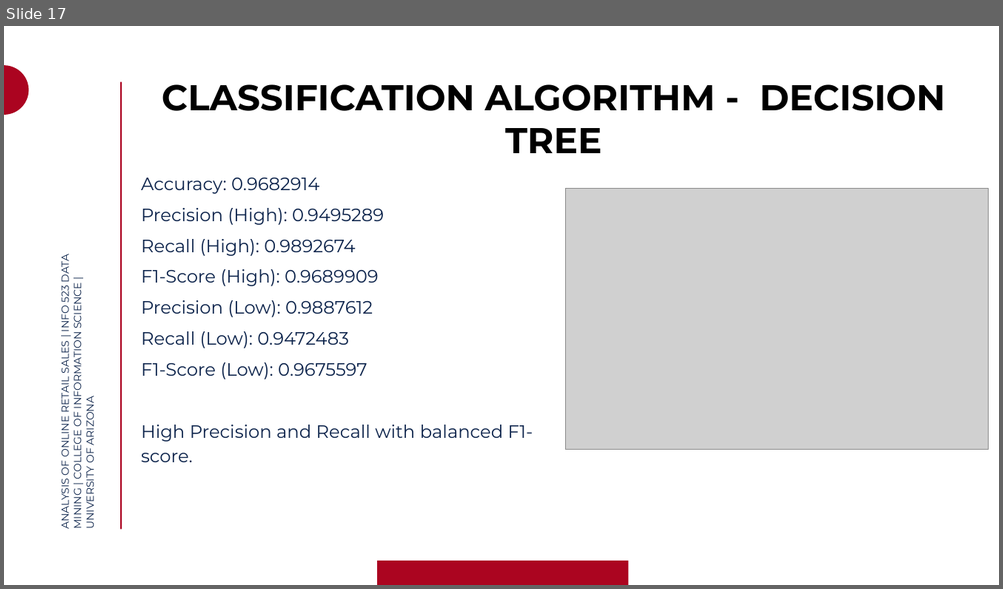
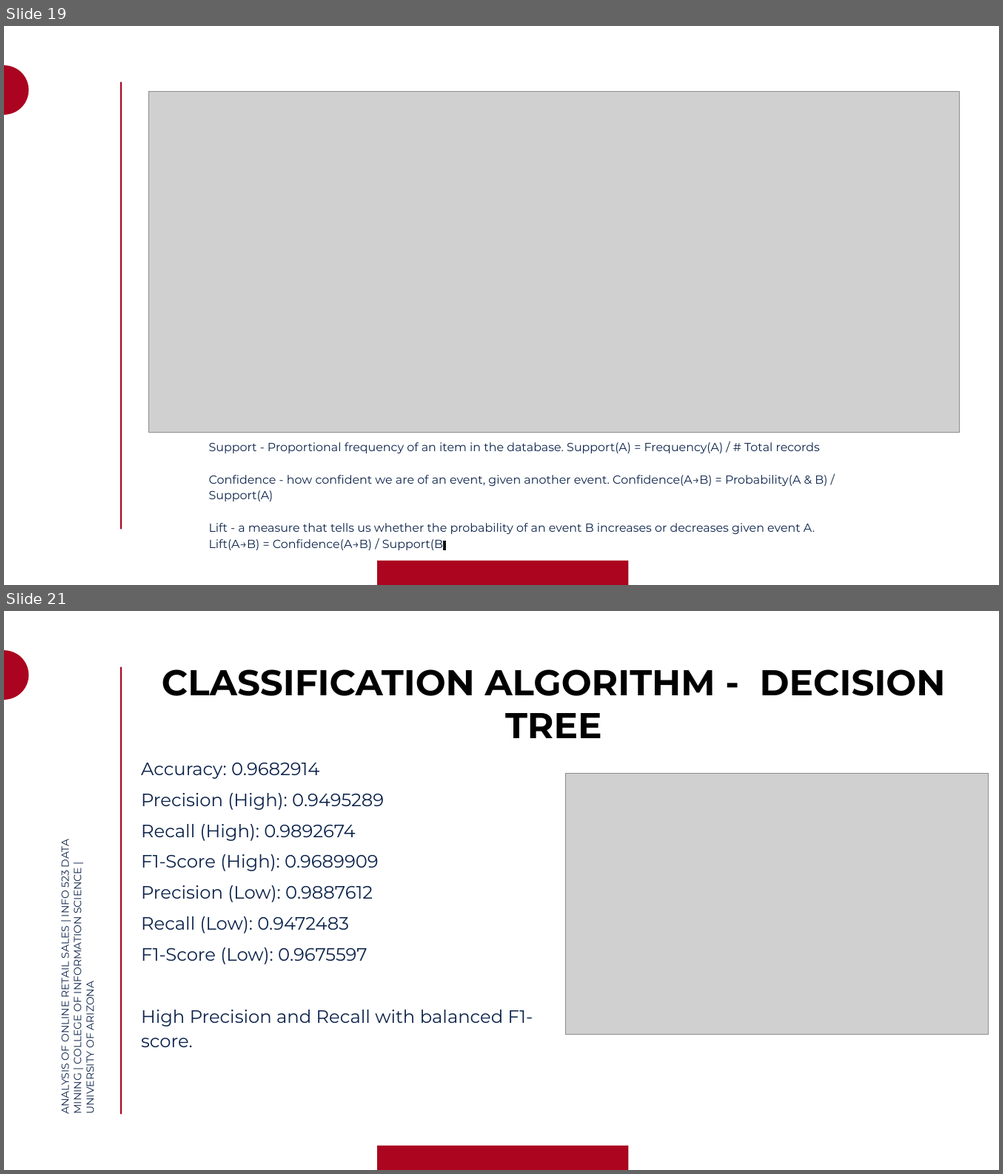
Before and after one commit to praagnya08/INFO-523, a slide deck: INFO 523 DATA MINING PRESENTATION GROUP 6.pptx. Shown one above the other, each under a label of ours: slide 17 before the commit, slides 19 and 21 after it; the slides between them are not shown. The pictures are 1003x589 and 1003x1174 pixels, drawn with LibreOffice and Linux fonts; fonts in the diff are those of the drawing; grey boxes stand for pictures; background and template pictures are left out. Boxes give left, top, right and bottom in pixels: in the first picture for what was removed or moved away, otherwise in the second. Text is boxed around its words. In the diff, an @@ line names an element or a change of style, - is before the commit and + after.

```diff
--- a/INFO 523 DATA MINING PRESENTATION GROUP 6.pptx
+++ b/INFO 523 DATA MINING PRESENTATION GROUP 6.pptx
@@ slide 19 added at <box>4,26,999,585</box>, background #FFFFFF; not listed: 3 template elements that a slide beside it also shows @@
@@ picture added at <box>149,91,959,433</box> @@
@@ text added at <box>209,443,827,551</box>, 17 pt, text #0C234B @@
+Support - Proportional frequency of an item in the database. Support(A) = Frequency(A) / # Total records
+Confidence - how confident we are of an event, given another event. Confidence(A→B) = Probability(A & B) / Support(A)
+Lift - a measure that tells us whether the probability of an event B increases or decreases given event A. Lift(A→B) = Confidence(A→B) / Support(B)
@@ what was slide 17 is now slide 21 @@
```
Also in this commit, not shown: 7 slides changed, 4 other slides added.
